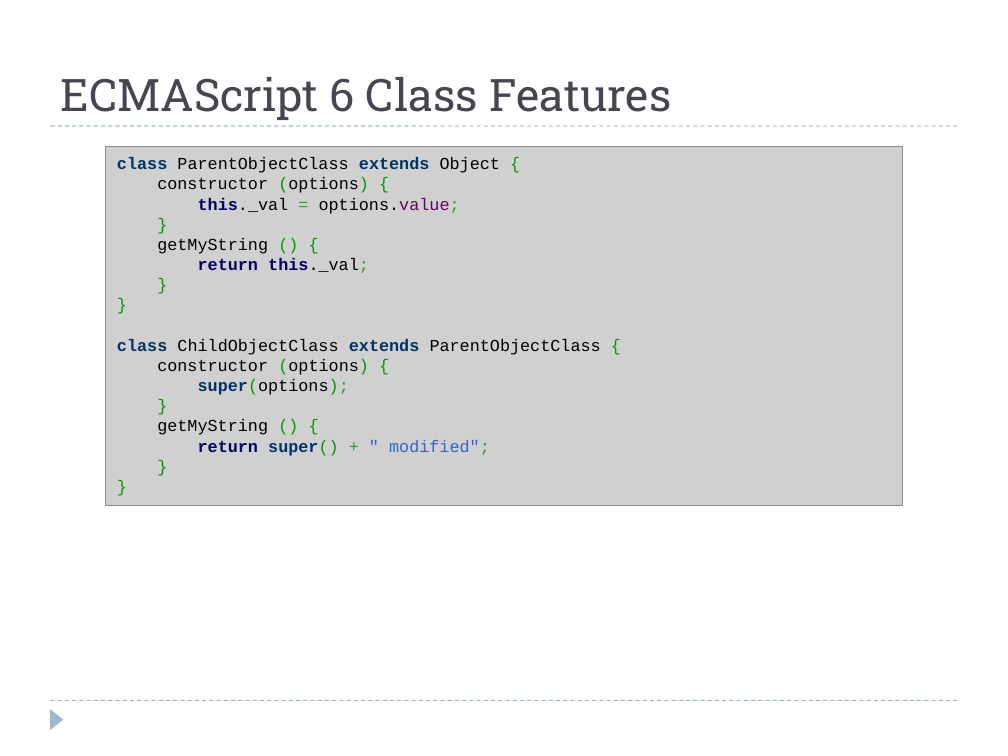
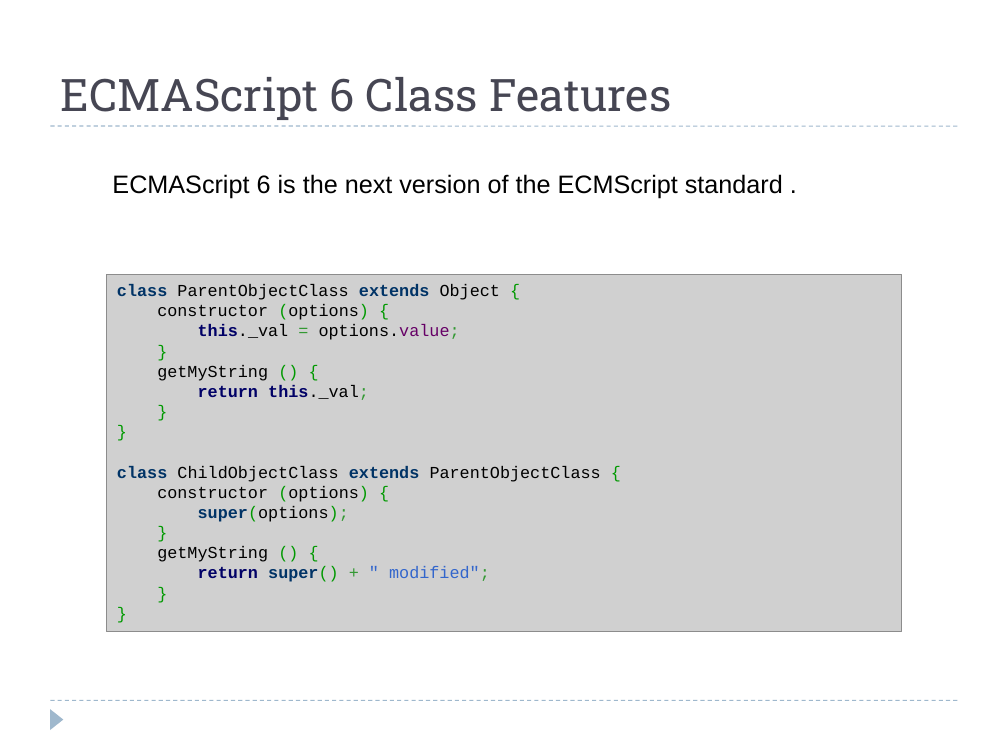
Before and after one commit to cosminnicula/OOJS, a slide deck: slide 48 of Presentation/HTML5 – Object Oriented JavaScript.ppt (slide 46 before the commit). Drawn at 1008x756 pixels with LibreOffice and Linux fonts; fonts in the diff are those of the drawing; grey boxes stand for pictures. Boxes give left, top, right and bottom in pixels: in the first picture for what was removed or moved away, otherwise in the second. Text is boxed around its words. In the diff, an @@ line names an element or a change of style, - is before the commit and + after.

```diff
--- a/Presentation/HTML5 – Object Oriented JavaScript.ppt
+++ b/Presentation/HTML5 – Object Oriented JavaScript.ppt
@@ text added at (112, 174, 783, 199), 18 pt, text #000000 @@
+ECMAScript 6 is the next version of the ECMScript standard .
@@ picture: place and size @@
-picture at (106, 146, 903, 505)
+picture at (106, 274, 901, 632)
@@ text "class ParentObjectClass extends Object {": place and size @@
-text "class ParentObjectClass extends Object {" at (117, 157, 601, 456)
+text "class ParentObjectClass extends Object {" at (117, 284, 601, 582)
```
Also in this commit, not shown: 9 other slides changed, 4 slides added, 1 slide removed, 9 other files.
